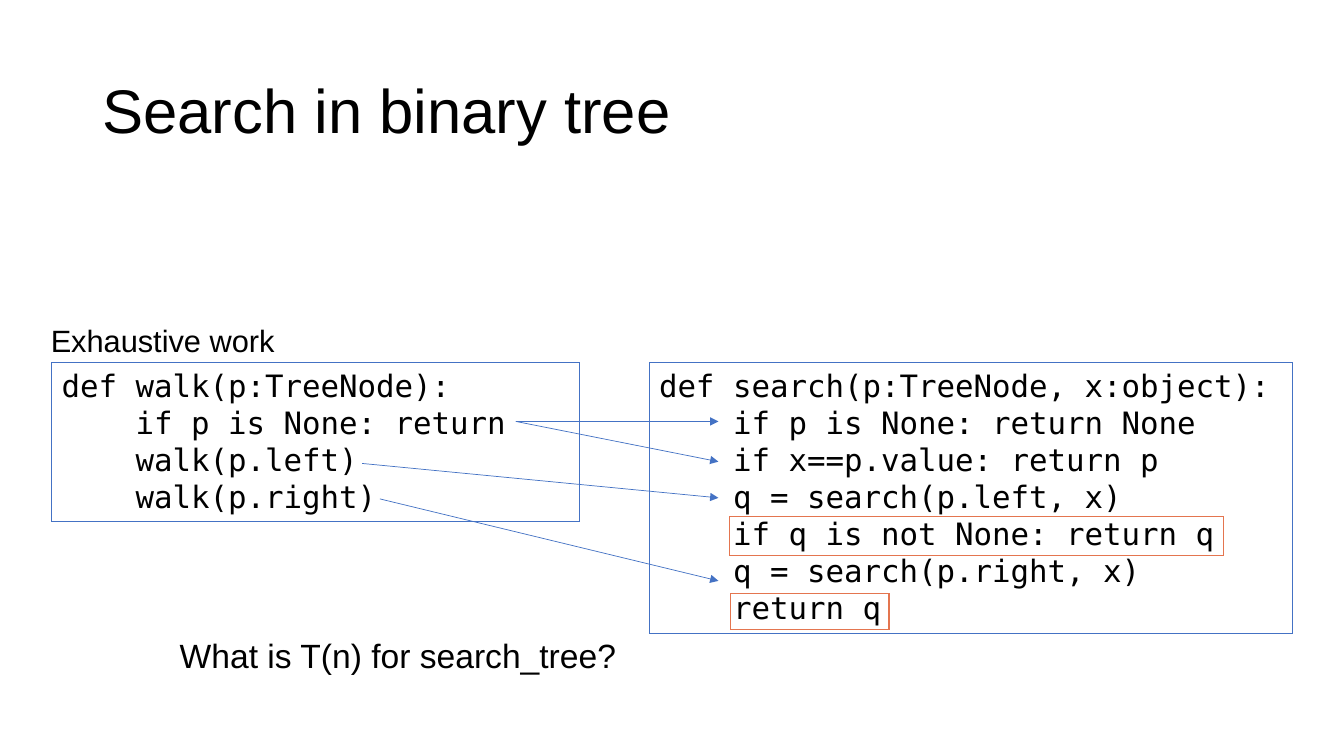
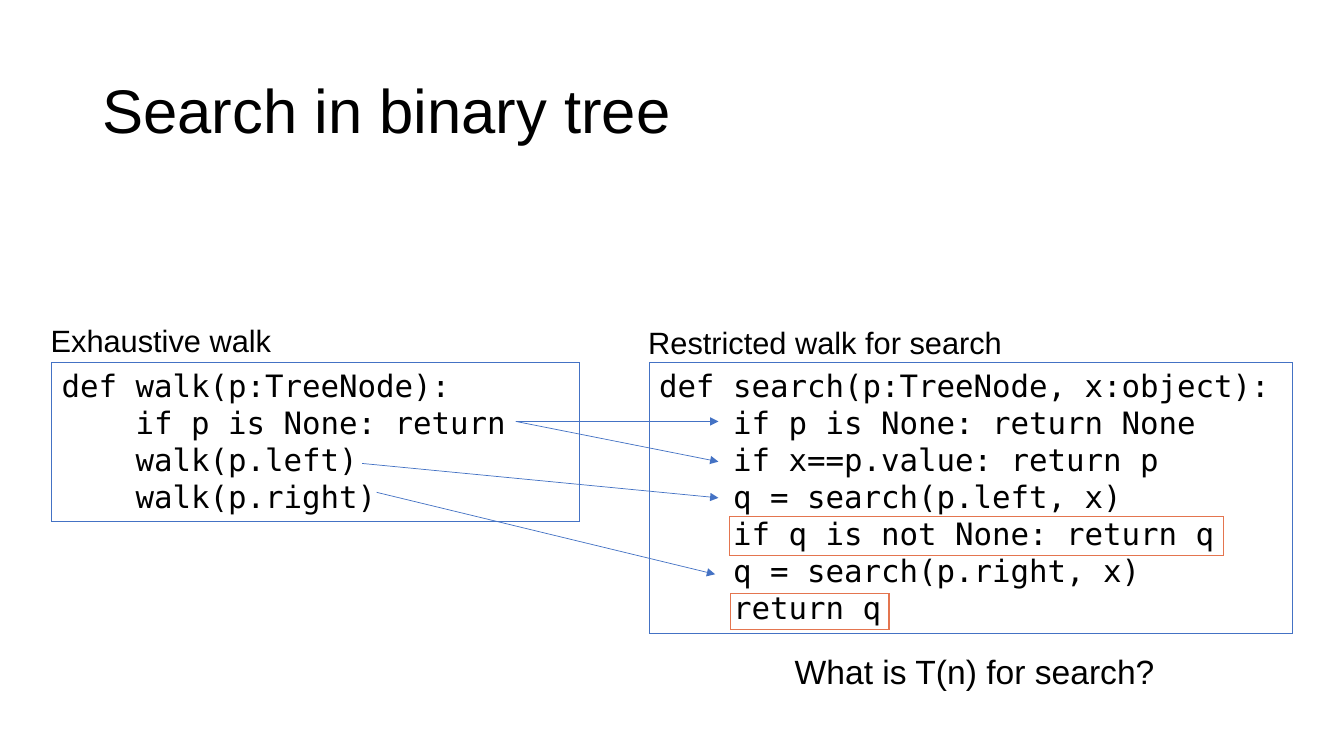
Before and after one commit to parrt/msds689, a slide deck: slide 8 of notes/walking-structures.pptx. Drawn at 1344x756 pixels with LibreOffice and Linux fonts; fonts in the diff are those of the drawing; background and template pictures are left out. Boxes give left, top, right and bottom in pixels: in the first picture for what was removed or moved away, otherwise in the second. Text is boxed around its words. In the diff, an @@ line names an element or a change of style, - is before the commit and + after.

```diff
--- a/notes/walking-structures.pptx
+++ b/notes/walking-structures.pptx
@@ text at bbox=[51, 329, 272, 353]: text changed @@
-Exhaustive work
+Exhaustive walk
@@ text added at bbox=[648, 331, 1002, 355], 22 pt, text #000000 @@
+Restricted walk for search
@@ arrow moved from (380, 499) - (719, 581) to (377, 492) - (716, 575) @@
@@ text at bbox=[795, 659, 1155, 691]: text changed @@
-What is T(n) for search_tree?
+What is T(n) for search?
```
Also in this commit, not shown: 7 other slides changed, 4 other files.
